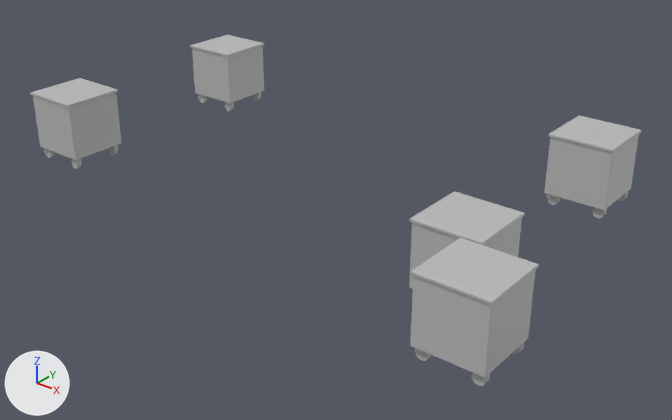
An edit to the FBX model Assets/Art/04_Props/Tables/Prop_MedTent_MedSideTable.fbx, drawn before and after from the same camera.
Camera for both pictures: a camera (50 mm lens) standing at (2.41, -4.36, 3.41) and looking at (-2.07, 1.24, -0.07). The lights are fixed; the arrows at lower left show +X, +Y and +Z. Where no turn or scale is listed for an object, it has been applied to the vertices.

The first picture shows 'Prop_MedSideTable', 'Prop_MedSideTable1', 'Prop_MedSideTable2', 'Prop_MedSideTable3', 'Prop_MedSideTable4'.
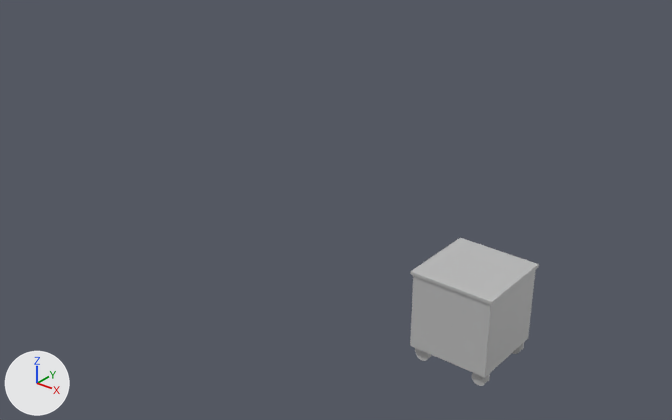
Boxes (x1, y1, x2, y2) around the edits, measured in the pictures (672 x 420 px):
'Prop_MedSideTable2', deleted
    before: (544, 116, 641, 218)
'Prop_MedSideTable3', deleted
    before: (31, 78, 122, 169)
'Prop_MedSideTable4', deleted
    before: (409, 191, 525, 289)
'Prop_MedSideTable1', deleted
    before: (190, 35, 264, 111)

The edits, one by one:
Object 'Prop_MedSideTable2' (ob_prop_medsidetable2) is deleted.
Object 'Prop_MedSideTable1' (ob_prop_medsidetable1) is deleted.
Object 'Prop_MedSideTable4' (ob_prop_medsidetable4) is deleted.
Object 'Prop_MedSideTable3' (ob_prop_medsidetable3) is deleted.
